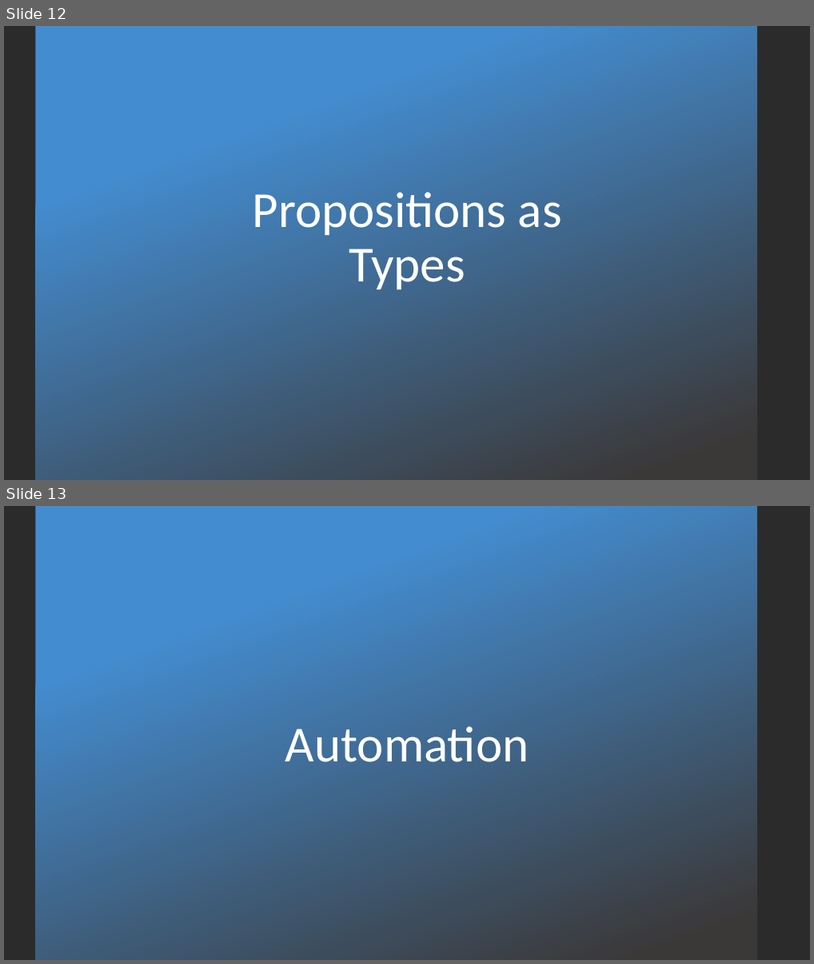
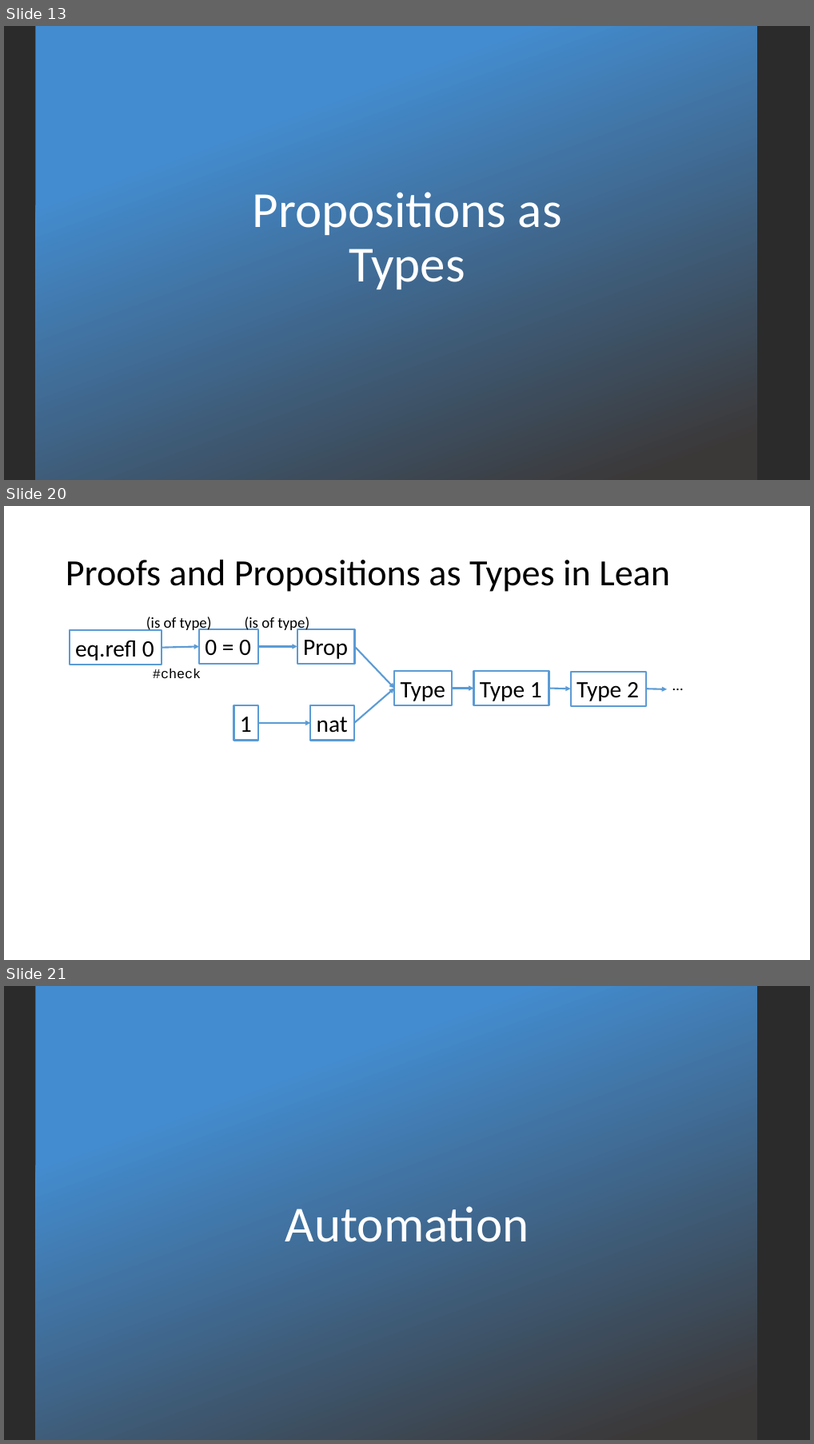
Before and after one commit to kevinsullivan/cs-dm, a slide deck: 01_Equality/Equality.pptx. Shown one above the other, each under a label of ours: slides 12 and 13 before the commit, slides 13, 20 and 21 after it; the slides between them are not shown. The pictures are 814x964 and 814x1444 pixels, drawn with LibreOffice and Linux fonts; fonts in the diff are those of the drawing; background and template pictures are left out; a plain dark background stands for a picture behind light text. Boxes give left, top, right and bottom in pixels: in the first picture for what was removed or moved away, otherwise in the second. Text is boxed around its words. In the diff, an @@ line names an element or a change of style, - is before the commit and + after.

```diff
--- a/01_Equality/Equality.pptx
+++ b/01_Equality/Equality.pptx
@@ slide 20 added at (4,506,810,960), background #FFFFFF @@
@@ title added at (66,560,670,592), 44 pt, text #000000 @@
+Proofs and Propositions as Types in Lean
@@ text added at (146,616,212,632), 18 pt, text #000000 @@
+(is of type)
@@ text added at (245,616,310,632), 18 pt, text #000000 @@
+(is of type)
@@ rectangle added at (70,630,162,664), outline #5B9BD5 2 pt, 28 pt, text #000000 @@
+eq.refl 0
@@ arrow added from (162, 648) to (199, 646), #5B9BD5 2 pt @@
@@ rectangle added at (199,629,258,664), outline #5B9BD5 2 pt, 28 pt, text #000000 @@
+0 = 0
@@ arrow added from (258, 646) to (298, 646), #5B9BD5 2 pt @@
@@ rectangle added at (298,629,355,664), outline #5B9BD5 2 pt, 28 pt, text #000000 @@
+Prop
@@ arrow added from (355, 646) to (394, 688), #5B9BD5 2 pt @@
@@ text added at (153,668,201,678), 16 pt, text #000000 @@
+#check
@@ rectangle added at (394,671,452,705), outline #5B9BD5 2 pt, 28 pt, text #000000 @@
+Type
@@ rectangle added at (474,671,549,705), outline #5B9BD5 2 pt, 28 pt, text #000000 @@
+Type 1
@@ rectangle added at (571,671,646,706), outline #5B9BD5 2 pt, 28 pt, text #000000 @@
+Type 2
@@ text added at (667,672,690,696), 18 pt, text #000000 @@
+…
@@ arrow added from (354, 723) to (394, 688), #5B9BD5 2 pt @@
@@ arrow added from (452, 688) to (474, 688), #5B9BD5 2 pt @@
@@ arrow added from (549, 688) to (571, 688), #5B9BD5 2 pt @@
@@ arrow added from (646, 688) to (668, 689), #5B9BD5 2 pt @@
@@ rectangle added at (234,706,258,740), outline #5B9BD5 2 pt, 28 pt, text #000000 @@
+1
@@ rectangle added at (310,706,354,740), outline #5B9BD5 2 pt, 28 pt, text #000000 @@
+nat
@@ arrow added from (258, 723) to (310, 723), #5B9BD5 2 pt @@
@@ what was slide 12 is now slide 13 @@
@@ what was slide 13 is now slide 21 @@
```
Also in this commit, not shown: 3 slides changed, 11 other slides added, 1 slide removed, 2 other files.
